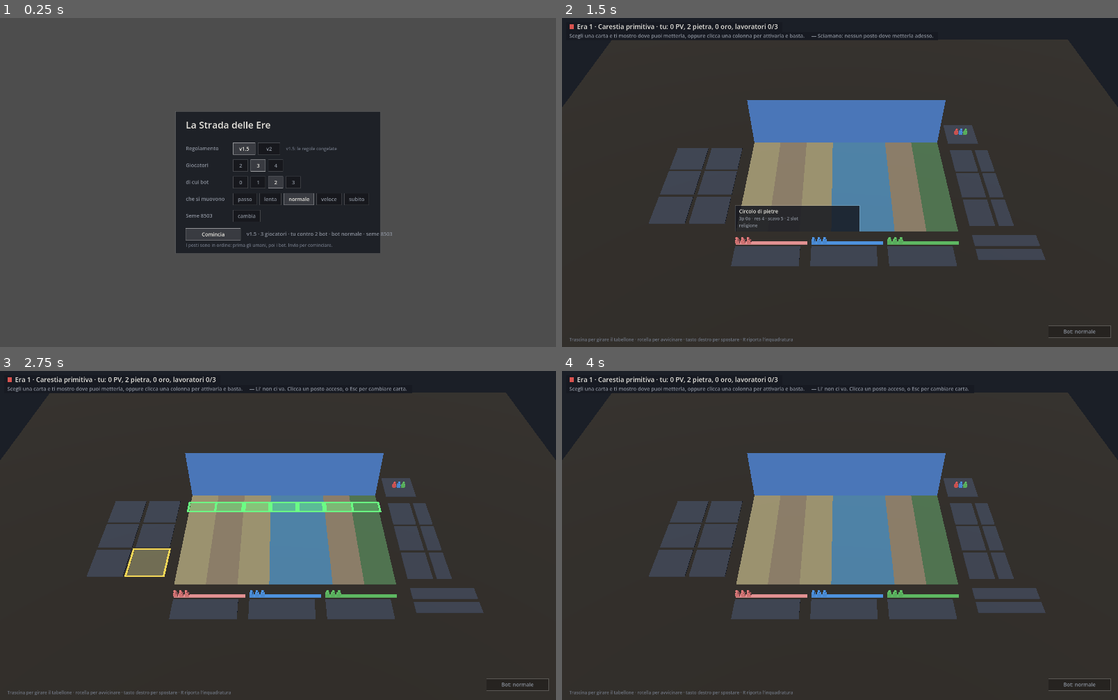
Above: before the commit, frames 1-4 (two rows, left to right).
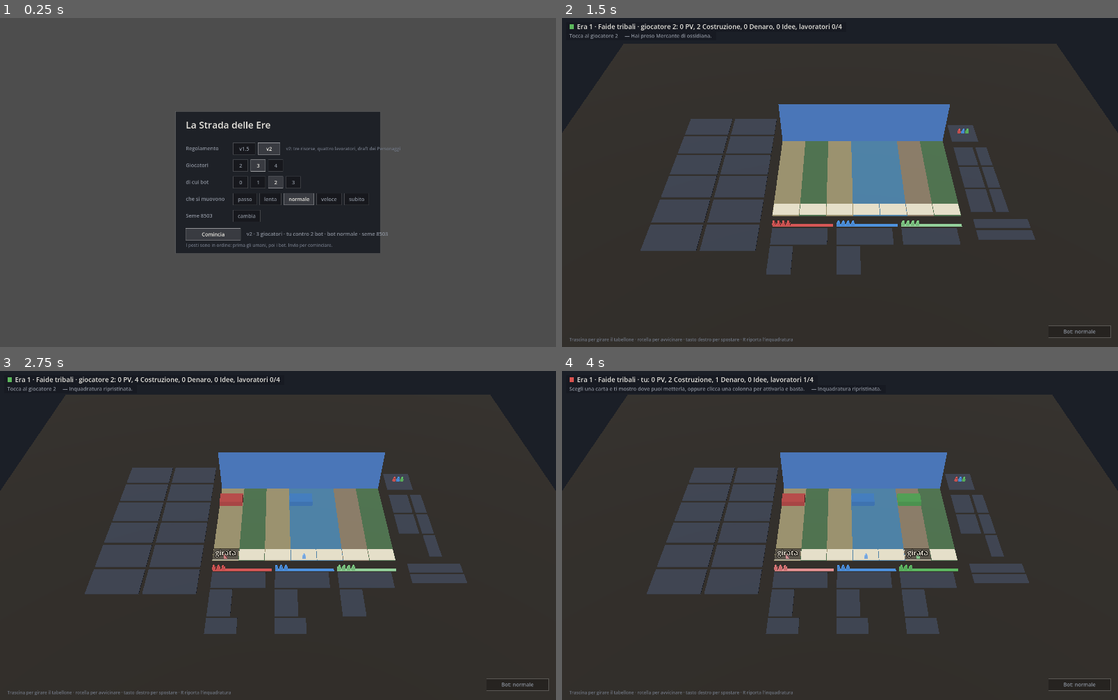
Above: after the commit, the same moments.

Repository: Tannoiser2/The-Street
Game: Godot game, scene res://scenes/gioca.tscn
Same seed, same stepped clock (60 frames per second), same inputs: the game is played once before the commit and once after it.
Inputs (mouse positions are in pixels of both pictures, inside the frame that each line leads up to):
- Up to frame 1 (0.25 s): no input
- Up to frame 2 (1.5 s): tap Enter at 0.5, 0.6 s; move the mouse to (962, 166) at 0.52 s; click (962, 166) at 0.67 s; tap Space at 0.77, 1.25 s; move the mouse to (728, 198) at 1.27 s; tap Keypad Enter at 1.35 s; click (728, 198) at 1.42 s
- Up to frame 3 (2.75 s): tap Space at 1.52 s; move the mouse to (333, 463) at 2.02 s; tap R at 2.1 s; click (333, 463) at 2.17 s
- Up to frame 4 (4 s): move the mouse to (812, 601) at 2.77 s; tap Enter at 2.85, 3.5 s; click (812, 601) at 2.92 s; tap Space at 3.02, 3.77 s; move the mouse to (1006, 584) at 3.52 s; tap Keypad Enter at 3.6 s; click (1006, 584) at 3.67 s

The runs differ from the first frame. In frame 1, 0.5% of the frame differs, in the area x 41-72%, y 37-67%; in frame 2, 19%; in frame 3, 21%, in the area x 0-100%, y 1-80%; in frame 4, 20%.
Error before the commit: Parse Error: Cannot infer the type of "v" variable because the value doesn't have a set type. (res://scripts/rules/tessere_scavo.gd:94)

Commit message:
Tessere scavo: il tipo del valore esplicito (GDScript non lo inferisce)
Co-Authored-By: Claude Opus 5.5 <noreply@anthropic.com>
Claude-Session: https://claude.ai/code/session_014QusJSVCrj3ZCjDYDQmZ2R

Diff:
--- a/scripts/rules/tessere_scavo.gd
+++ b/scripts/rules/tessere_scavo.gd
@@ -91,7 +91,7 @@
 				if not b.scavata: continue
 				if bool(t.get("s", false)) and not personaggi.is_empty(): extra += int(personaggi.pop_back())
 				if bool(t.get("p", false)) and not opere.is_empty(): extra += int(opere.pop_back())
-			var v := (somma if b.scavata else somma / 2) + b.bonus_scavo + extra
+			var v: int = (somma if b.scavata else somma / 2) + b.bonus_scavo + extra
 			if v <= 0: continue
 			p.add_vp("scavo", v)
 			b.rende("scavo", v)
